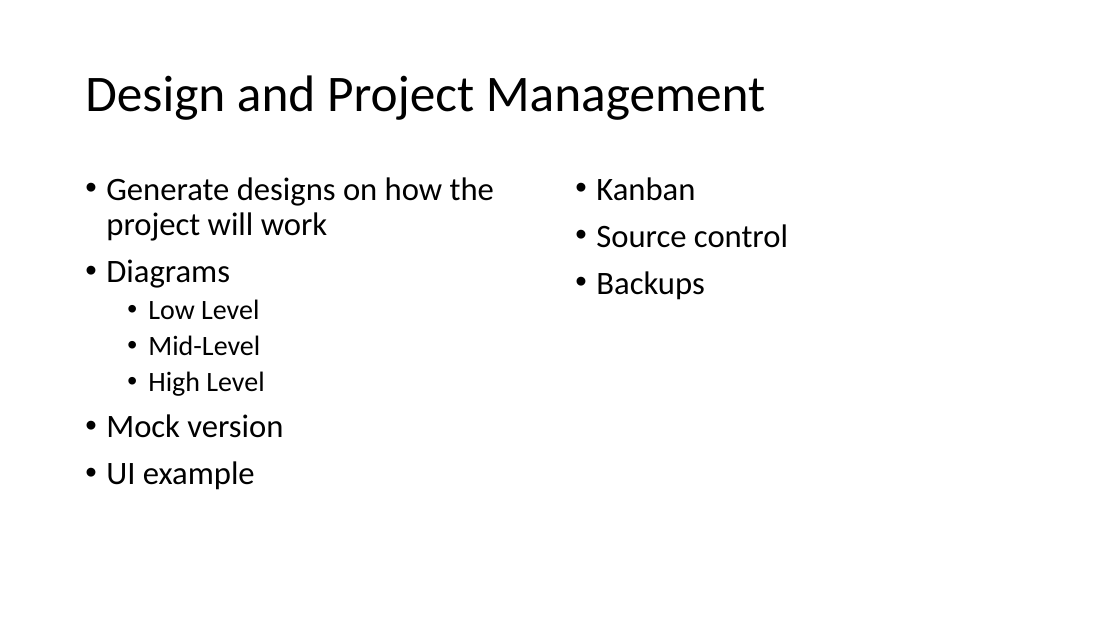
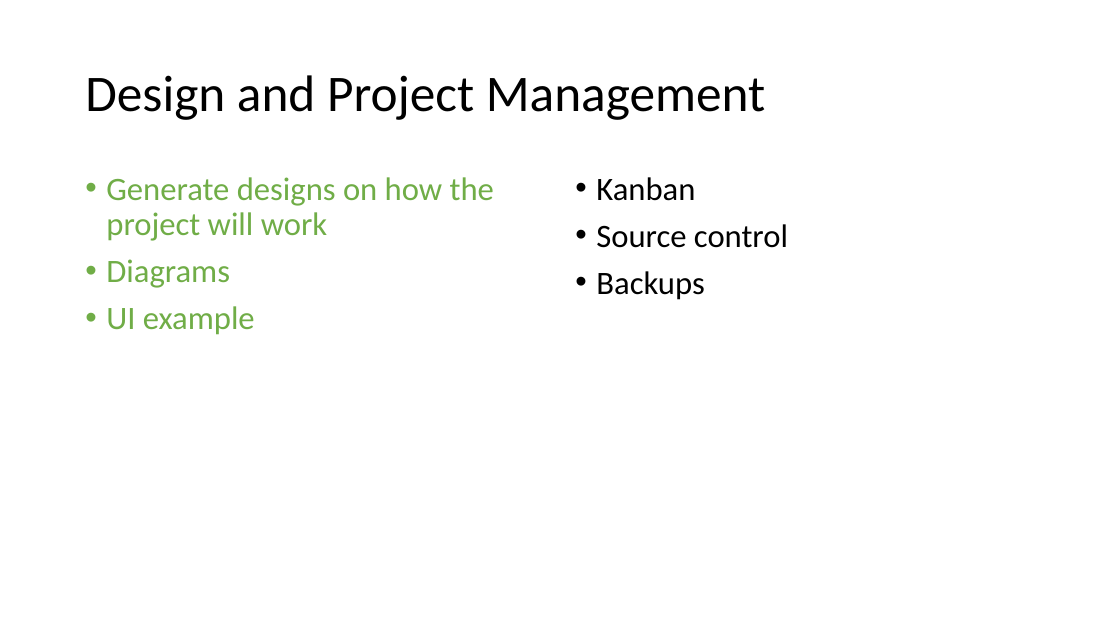
Before and after one commit to Morganplant/Crowd-Detection-System-Docs, a slide deck: slide 5 of Report Topics.pptx. Drawn at 1120x630 pixels with LibreOffice and Linux fonts; fonts in the diff are those of the drawing. Boxes give left, top, right and bottom in pixels: in the first picture for what was removed or moved away, otherwise in the second. Text is boxed around its words. In the diff, an @@ line names an element or a change of style, - is before the commit and + after.

```diff
--- a/Report Topics.pptx
+++ b/Report Topics.pptx
@@ text "Generate designs on how the ..." at box(106, 177, 494, 335): text colour #000000 to #70AD47 @@
@@ text at box(106, 299, 283, 438): paragraphs removed @@
-  • Low Level
-  • Mid-Level
-  • High Level
-• Mock version
```
Also in this commit, not shown: 1 other slide changed, 13 other files.
